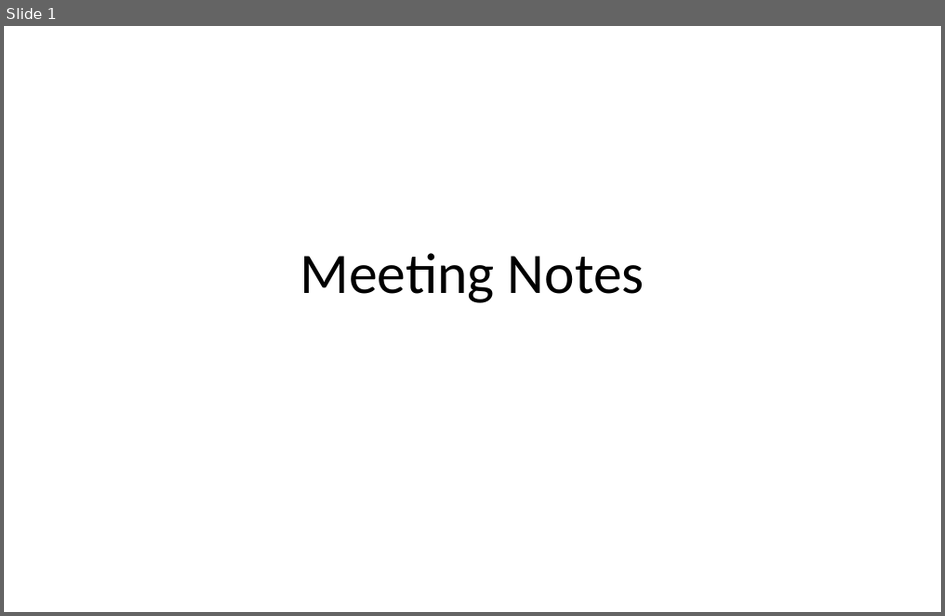
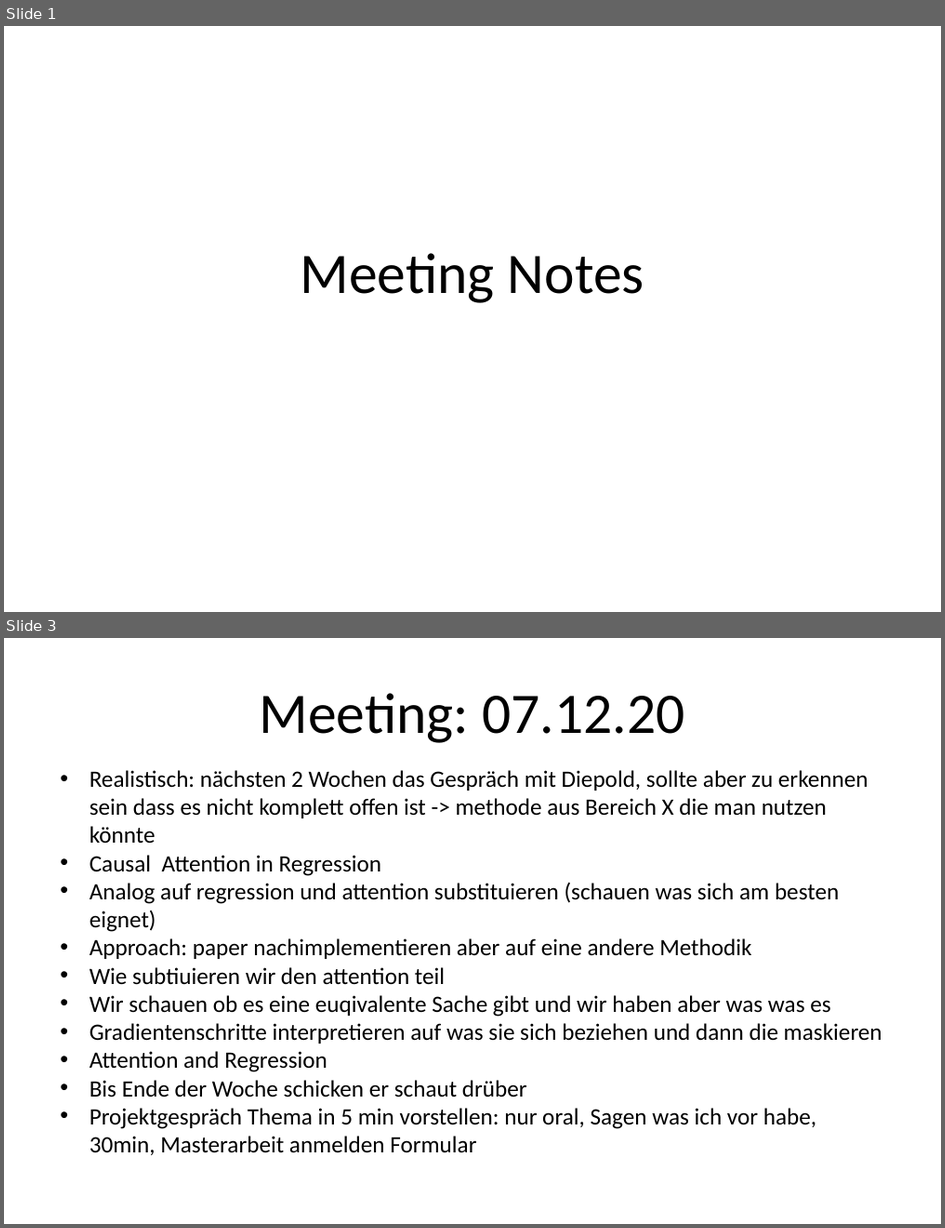
Before and after one commit to kathrinkhadra/Causal-Regularization-Master-Thesis, a slide deck: MeetingNotes.pptx. Shown one above the other, each under a label of ours: slide 1 before the commit, slides 1 and 3 after it; the slides between them are not shown. The pictures are 945x616 and 945x1228 pixels, drawn with LibreOffice and Linux fonts; fonts in the diff are those of the drawing. Boxes give left, top, right and bottom in pixels: in the first picture for what was removed or moved away, otherwise in the second. Text is boxed around its words. In the diff, an @@ line names an element or a change of style, - is before the commit and + after.

Commit message:
Meeting712

```diff
--- a/MeetingNotes.pptx
+++ b/MeetingNotes.pptx
@@ slide 3 added at bbox=[4, 638, 941, 1224], background #FFFFFF @@
@@ title added at bbox=[260, 693, 685, 743], 44 pt, text #000000 @@
+Meeting: 07.12.20
@@ text added at bbox=[90, 770, 883, 1155], 18 pt, text #000000 @@
+• Realistisch: nächsten 2 Wochen das Gespräch mit Diepold, sollte aber zu erkennen sein dass es nicht komplett offen ist -> methode aus Bereich X die man nutzen könnte
+• Causal Attention in Regression
+• Analog auf regression und attention substituieren (schauen was sich am besten eignet)
+• Approach: paper nachimplementieren aber auf eine andere Methodik
+• Wie subtiuieren wir den attention teil
+• Wir schauen ob es eine euqivalente Sache gibt und wir haben aber was was es
+• Gradientenschritte interpretieren auf was sie sich beziehen und dann die maskieren
+• Attention and Regression
+• Bis Ende der Woche schicken er schaut drüber
+• Projektgespräch Thema in 5 min vorstellen: nur oral, Sagen was ich vor habe, 30min, Masterarbeit anmelden Formular
```
Also in this commit, not shown: 1 slide changed.
